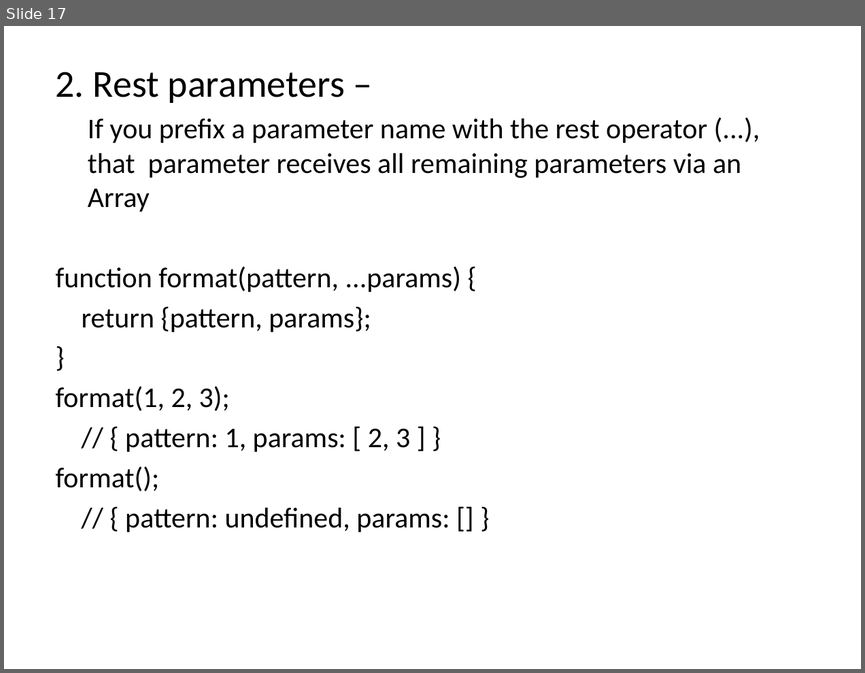
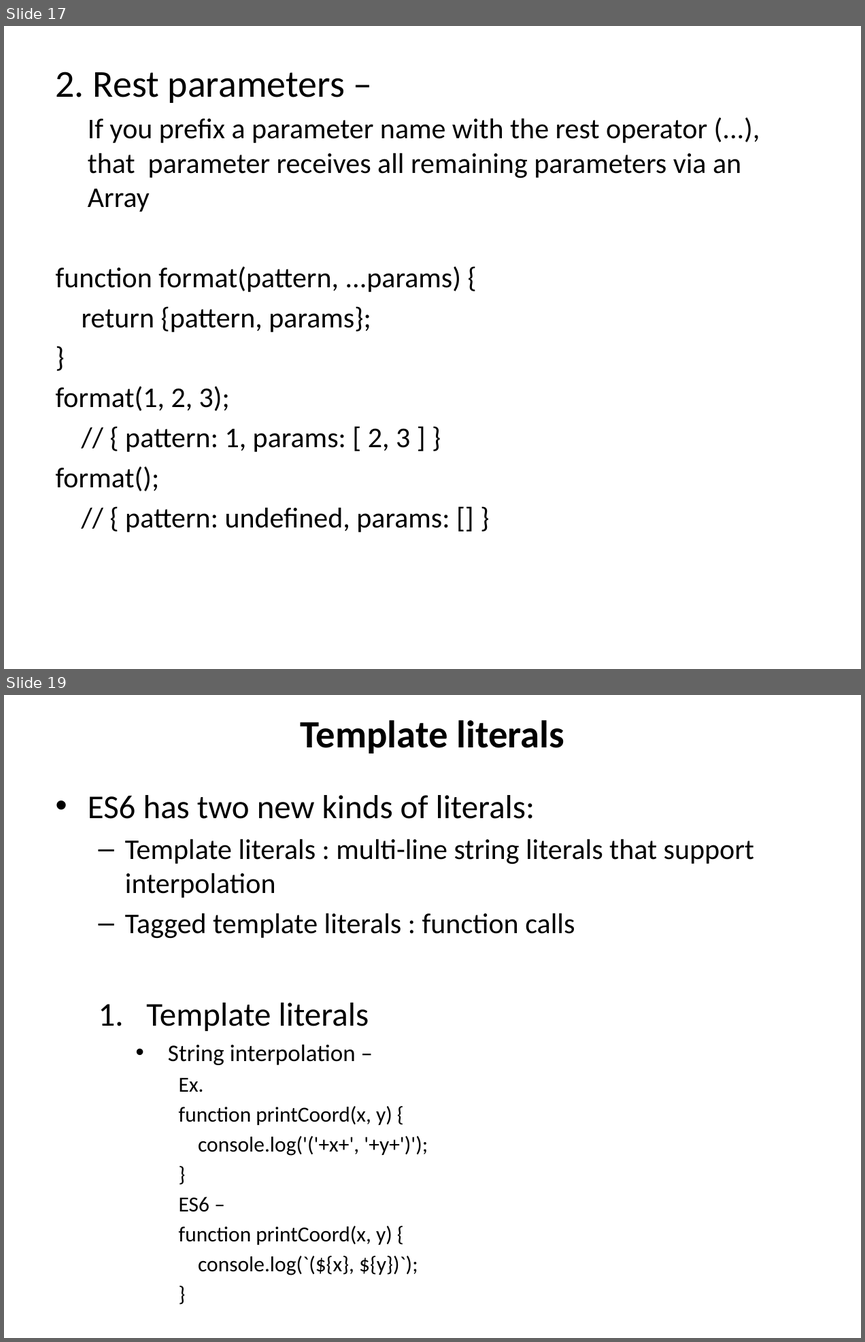
Before and after one commit to jaybidwai02/jsFrameworks, a slide deck: es6/ES6.pptx. Shown one above the other, each under a label of ours: slide 17 before the commit, slides 17 and 19 after it; the slides between them are not shown. The pictures are 865x673 and 865x1342 pixels, drawn with LibreOffice and Linux fonts; fonts in the diff are those of the drawing. Boxes give left, top, right and bottom in pixels: in the first picture for what was removed or moved away, otherwise in the second. Text is boxed around its words. In the diff, an @@ line names an element or a change of style, - is before the commit and + after.

Commit message:
PPT

```diff
--- a/es6/ES6.pptx
+++ b/es6/ES6.pptx
@@ slide 19 added at (x1=4, y1=695, x2=861, y2=1338), background #FFFFFF @@
@@ title added at (x1=300, y1=720, x2=564, y2=753), 32.4 pt, text #000000, bold @@
+Template literals
@@ text added at (x1=88, y1=795, x2=754, y2=1275), 18 pt, text #000000 @@
+• ES6 has two new kinds of literals:
+  – Template literals : multi-line string literals that support interpolation
+  – Tagged template literals : function calls
+  1. Template literals
+    • String interpolation –
+      Ex.
+      function printCoord(x, y) {
+      console.log('('+x+', '+y+')');
+      }
+      ES6 –
+      function printCoord(x, y) {
+      console.log(`(${x}, ${y})`);
+      }
```
Also in this commit, not shown: 7 other slides added.
